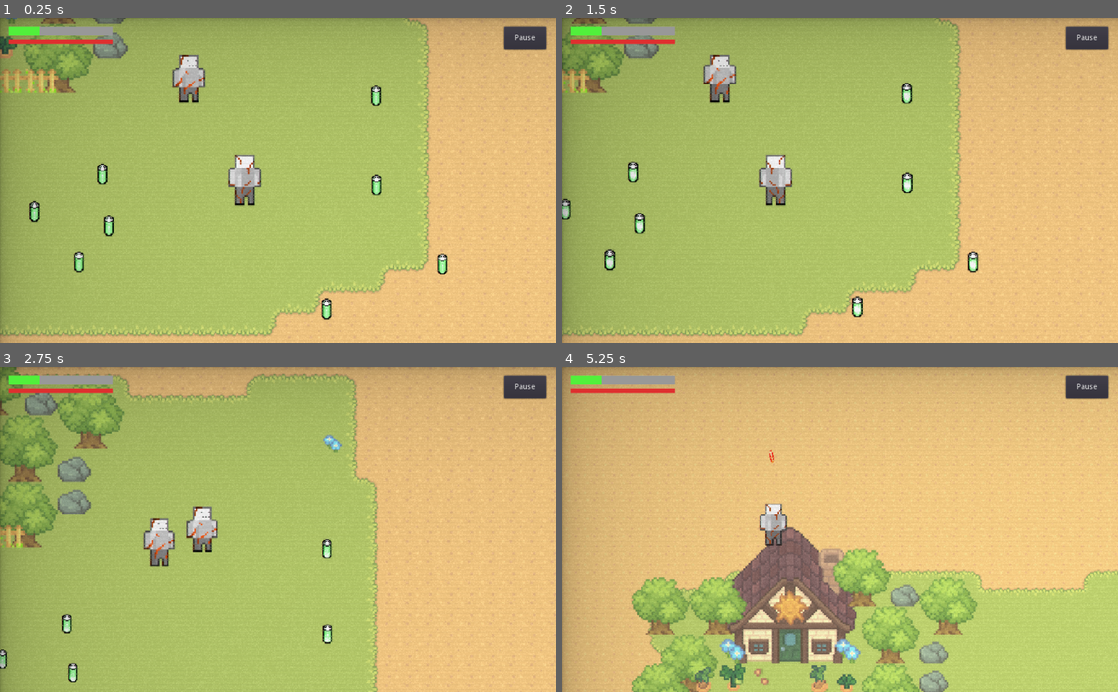
Above: before the commit, frames 1-4 (two rows, left to right).
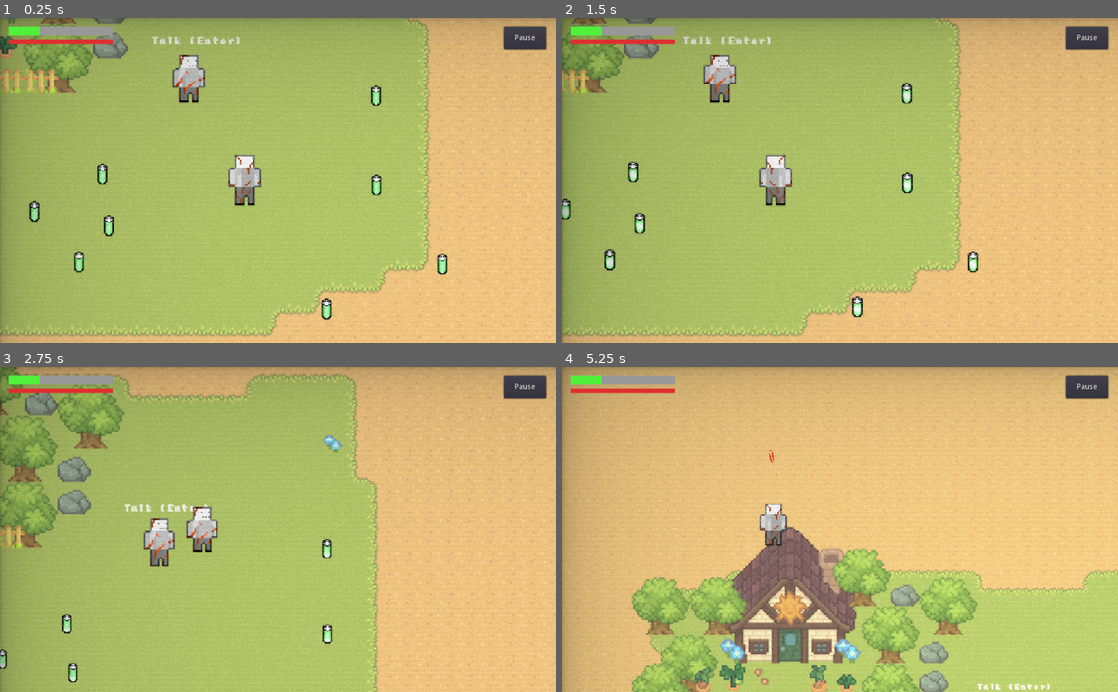
Above: after the commit, the same moments.

Repository: benhmoore/game-design-astral
Game: Godot game, scene res://scenes/Main.tscn
Two runs of this game, one before a commit and one after it. Both use one fixed random seed, a clock stepped at 60 frames per second and the inputs below. This scene is started directly instead of the project's main scene.
Inputs (mouse positions are in pixels of both pictures, inside the frame that each line leads up to):
- Up to frame 1 (0.25 s): no input
- Up to frame 2 (1.5 s): click "Pause" at 0.5 s; click "Continue" at 1.25 s
- Up to frame 3 (2.75 s): tap Enter (ui_accept) at 2 s; move the mouse to (250, 594) at 2.02 s; hold W (move_up) from 2.03 s (still down); hold Enter (ui_accept) from 2.03 s (still down)
- Up to frame 4 (5.25 s): move the mouse to (1006, 578) at 2.77 s; release Enter (ui_accept) at 2.78 s; click (1006, 578) at 2.85 s; tap Enter (ui_accept) at 3.02, 3.05, 3.32, 3.8, 4.35, 4.52, 4.82 s; move the mouse to (673, 480) at 3.52 s; release W (move_up) at 3.53 s; hold Shift (action_sprint) 3.53-4.28 s; hold A (move_left) 3.53-5.03 s; move the mouse to (867, 529) at 4.27 s; move the mouse to (756, 448) at 5.02 s; press the mouse at (756, 448) at 5.03 s; hold S (move_down) from 5.03 s (still down)

The runs differ from the first frame. In frame 1, 0.2% of the frame differs, in the area x 27-44%, y 5-9%; in frame 2, 0.2%; in frame 3, 0.2%; in frame 4, 0.1%.

Commit message:
Added Dialogue Interaction
Adding specifics later

Diff:
--- a/assets/graphics/fonts/pixel_dynamic_font.tres
+++ b/assets/graphics/fonts/pixel_dynamic_font.tres
@@ -1,7 +1,5 @@
-[gd_resource type="DynamicFont" load_steps=2 format=2]
-
-[ext_resource path="res://assets/graphics/fonts/pixelfont.ttf" type="DynamicFontData" id=1]
+[gd_resource type="DynamicFont" format=2]
 
 [resource]
-size = 36
-font_data = ExtResource( 1 )
+size = 60
+outline_color = Color( 0, 0, 0, 1 )
--- /dev/null
+++ b/scenes/game_ui/Dialogue/Dialogue.tscn
@@ -0,0 +1,52 @@
+[gd_scene load_steps=6 format=2]
+
+[ext_resource path="res://assets/graphics/ui_graphics/dialogue_box.png" type="Texture" id=1]
+[ext_resource path="res://assets/graphics/fonts/pixelfont.ttf" type="DynamicFontData" id=2]
+[ext_resource path="res://scripts/ui/dialogue_player.gd" type="Script" id=3]
+
+[sub_resource type="DynamicFont" id=1]
+size = 18
+font_data = ExtResource( 2 )
+
+[sub_resource type="DynamicFont" id=2]
+size = 14
+font_data = ExtResource( 2 )
+
+[node name="Dialogue" type="CanvasLayer"]
+script = ExtResource( 3 )
+d_file = "res://scenes/game_ui/Dialogue/dialogue_jsons/companion_dialogue.json"
+
+[node name="NinePatchRect" type="NinePatchRect" parent="."]
+margin_left = 164.0
+margin_top = 417.0
+margin_right = 870.0
+margin_bottom = 568.0
+texture = ExtResource( 1 )
+region_rect = Rect2( -4.81348, 0, 42.8971, 32.0576 )
+patch_margin_left = 11
+patch_margin_top = 1
+patch_margin_right = 11
+patch_margin_bottom = 1
+
+[node name="Name" type="RichTextLabel" parent="NinePatchRect"]
+margin_left = 11.0
+margin_top = 10.0
+margin_right = 268.0
+margin_bottom = 31.0
+custom_colors/default_color = Color( 0, 0, 0, 1 )
+custom_fonts/normal_font = SubResource( 1 )
+text = "Example Name:"
+
+[node name="Chat" type="RichTextLabel" parent="NinePatchRect"]
+margin_left = 11.0
+margin_top = 41.0
+margin_right = 688.0
+margin_bottom = 133.0
+custom_colors/default_color = Color( 0, 0, 0, 1 )
+custom_fonts/normal_font = SubResource( 2 )
+text = "Chatting..."
+
+[node name="Timer" type="Timer" parent="."]
+wait_time = 0.4
+
+[connection signal="timeout" from="Timer" to="." method="_on_Timer_timeout"]
--- /dev/null
+++ b/scenes/game_ui/Dialogue/dialogue_jsons/companion_dialogue.json
@@ -0,0 +1,4 @@
+[
+	{"name": "Companion", "text": "Hi... Welcome, Outcast!"},
+	{"name": "Companion", "text": "Example chatting.. This is coming from the JSON file"},
+]
--- a/scenes/game_ui/PauseMenu.gd
+++ b/scenes/game_ui/PauseMenu.gd
@@ -9,9 +9,11 @@
 		get_tree().paused = true
 
 func _on_Button_pressed():
+	$ui_click.play()
 	hide()
 	get_tree().paused = false
 
 func _on_Button2_pressed():
+	$ui_click.play()
 	get_tree().paused = false
 	get_tree().quit()
--- a/scenes/game_ui/PauseMenu.tscn
+++ b/scenes/game_ui/PauseMenu.tscn
@@ -1,7 +1,8 @@
-[gd_scene load_steps=5 format=2]
+[gd_scene load_steps=6 format=2]
 
 [ext_resource path="res://assets/graphics/fonts/pixelfont.ttf" type="DynamicFontData" id=1]
 [ext_resource path="res://scenes/game_ui/PauseMenu.gd" type="Script" id=2]
+[ext_resource path="res://assets/sounds/ui_click.wav" type="AudioStream" id=3]
 
 [sub_resource type="DynamicFont" id=1]
 font_data = ExtResource( 1 )
@@ -38,5 +39,8 @@
 custom_fonts/font = SubResource( 2 )
 text = "Quit"
 
+[node name="ui_click" type="AudioStreamPlayer" parent="."]
+stream = ExtResource( 3 )
+
 [connection signal="pressed" from="Control/Button" to="." method="_on_Button_pressed"]
 [connection signal="pressed" from="Control/Button2" to="." method="_on_Button2_pressed"]
--- /dev/null
+++ b/scenes/guest_npc/guest_dialogue.gd
@@ -0,0 +1,11 @@
+extends Area2D
+
+func _input(event):
+	if event.is_action_pressed('ui_accept') and len(get_overlapping_bodies()) > 0:
+		use_dialogue()
+
+func use_dialogue():
+	var dialogue = get_parent().get_node("Dialogue")
+
+	if dialogue:
+		dialogue.start()
--- a/scenes/guest_npc/guest_npc.tscn
+++ b/scenes/guest_npc/guest_npc.tscn
@@ -1,8 +1,11 @@
-[gd_scene load_steps=18 format=2]
+[gd_scene load_steps=23 format=2]
 
 [ext_resource path="res://assets/shaders/OutlineShader.tres" type="Material" id=1]
 [ext_resource path="res://assets/graphics/player/outcast_sprites.png" type="Texture" id=2]
 [ext_resource path="res://scripts/guest_npc.gd" type="Script" id=3]
+[ext_resource path="res://scenes/game_ui/Dialogue/Dialogue.tscn" type="PackedScene" id=4]
+[ext_resource path="res://scenes/guest_npc/guest_dialogue.gd" type="Script" id=5]
+[ext_resource path="res://assets/graphics/fonts/pixelfont.ttf" type="DynamicFontData" id=6]
 
 [sub_resource type="AtlasTexture" id=6]
 atlas = ExtResource( 2 )
@@ -78,7 +81,16 @@
 [sub_resource type="CircleShape2D" id=16]
 radius = 28.0
 
+[sub_resource type="RectangleShape2D" id=17]
+extents = Vector2( 91, 87.5 )
+
+[sub_resource type="DynamicFont" id=18]
+size = 14
+font_data = ExtResource( 6 )
+
 [node name="guest_npc" type="KinematicBody2D"]
+collision_layer = 16
+collision_mask = 2
 script = ExtResource( 3 )
 
 [node name="AnimatedSprite2" type="AnimatedSprite" parent="."]
@@ -91,10 +103,29 @@
 playing = true
 
 [node name="CollisionShape2D" type="CollisionShape2D" parent="."]
-position = Vector2( 1, 28 )
+position = Vector2( -5, 48 )
 shape = SubResource( 16 )
 
 [node name="Timer" type="Timer" parent="."]
 autostart = true
 
+[node name="Area2D" type="Area2D" parent="."]
+collision_layer = 16
+collision_mask = 2
+script = ExtResource( 5 )
+
+[node name="CollisionShape2D" type="CollisionShape2D" parent="Area2D"]
+position = Vector2( 0, -1 )
+shape = SubResource( 17 )
+
+[node name="Label" type="Label" parent="Area2D"]
+margin_left = -69.0
+margin_top = -75.0
+margin_right = 123.0
+margin_bottom = -59.0
+custom_fonts/font = SubResource( 18 )
+text = "Talk (Enter)"
+
+[node name="Dialogue" parent="." instance=ExtResource( 4 )]
+
 [connection signal="timeout" from="Timer" to="." method="_on_Timer_timeout"]
--- a/scenes/player/PlayerCharacter.tscn
+++ b/scenes/player/PlayerCharacter.tscn
@@ -109,7 +109,7 @@
 [node name="PlayerCharacter" type="KinematicBody2D"]
 scale = Vector2( 3, 3 )
 z_index = 1
-collision_mask = 2147483648
+collision_mask = 2147483679
 script = ExtResource( 5 )
 projectile_scene = ExtResource( 6 )
 
@@ -144,7 +144,6 @@
 position = Vector2( 25.6667, 26 )
 frames = SubResource( 2 )
 animation = "idle.front.right"
-frame = 1
 speed_scale = 0.8
 playing = true
 
--- a/scenes/player/PlayerHUD.tscn
+++ b/scenes/player/PlayerHUD.tscn
@@ -1,6 +1,7 @@
-[gd_scene load_steps=5 format=2]
+[gd_scene load_steps=6 format=2]
 
 [ext_resource path="res://scripts/player/PlayerHUD.gd" type="Script" id=1]
+[ext_resource path="res://assets/sounds/ui_click.wav" type="AudioStream" id=2]
 
 [sub_resource type="StyleBoxFlat" id=1]
 bg_color = Color( 0.321569, 0.945098, 0.235294, 1 )
@@ -49,4 +50,7 @@
 margin_bottom = 58.0
 text = "Pause"
 
+[node name="ui_click" type="AudioStreamPlayer" parent="."]
+stream = ExtResource( 2 )
+
 [connection signal="pressed" from="Display/Button" to="." method="_on_Button_pressed"]
--- a/scenes/title_screen/MenuButton.tscn
+++ b/scenes/title_screen/MenuButton.tscn
@@ -1,6 +1,4 @@
-[gd_scene load_steps=2 format=2]
-
-[ext_resource path="res://assets/graphics/fonts/pixel_dynamic_font.tres" type="DynamicFont" id=1]
+[gd_scene format=2]
 
 [node name="MenuButton" type="Button"]
 margin_right = 840.0
@@ -11,7 +9,5 @@
 [node name="Label" type="Label" parent="."]
 anchor_right = 1.0
 anchor_bottom = 1.0
-custom_fonts/font = ExtResource( 1 )
-text = "Label"
 align = 1
 valign = 1
--- a/scenes/title_screen/StartGameButton.tscn
+++ b/scenes/title_screen/StartGameButton.tscn
@@ -3,9 +3,7 @@
 [ext_resource path="res://scenes/title_screen/MenuButton.tscn" type="PackedScene" id=1]
 
 [node name="StartGameButton" instance=ExtResource( 1 )]
+text = "Start Game"
 
 [node name="Label" parent="." index="0"]
-text = "Start Game"
-align = 1
-valign = 1
 clip_text = true
--- a/scenes/title_screen/TitleScreen.tscn
+++ b/scenes/title_screen/TitleScreen.tscn
@@ -6,6 +6,20 @@
 [ext_resource path="res://scenes/title_screen/MenuButton.gd" type="Script" id=4]
 [ext_resource path="res://scenes/title_screen/title_screen.gd" type="Script" id=5]
 [ext_resource path="res://assets/graphics/logos/outcastlogo.png" type="Texture" id=6]
+[ext_resource path="res://assets/sounds/ui_click.wav" type="AudioStream" id=7]
+[ext_resource path="res://assets/graphics/fonts/pixelfont.ttf" type="DynamicFontData" id=8]
+
+[sub_resource type="DynamicFont" id=2]
+size = 24
+font_data = ExtResource( 8 )
+
+[sub_resource type="DynamicFont" id=3]
+size = 24
+font_data = ExtResource( 8 )
+
+[sub_resource type="DynamicFont" id=1]
+size = 24
+font_data = ExtResource( 8 )
 
 [node name="CanvasLayer" type="CanvasLayer"]
 layer = 3
@@ -43,6 +57,7 @@
 [node name="StartGameButton" parent="TitleScreen/Menu/CenterRow/Buttons" instance=ExtResource( 1 )]
 margin_bottom = 30.0
 rect_min_size = Vector2( 360, 30 )
+custom_fonts/font = SubResource( 2 )
 script = ExtResource( 4 )
 scene_to_load = "res://scenes/Main.tscn"
 
@@ -50,12 +65,14 @@
 margin_top = 50.0
 margin_bottom = 80.0
 rect_min_size = Vector2( 360, 30 )
+custom_fonts/font = SubResource( 3 )
 script = ExtResource( 4 )
 scene_to_load = "res://scenes/TitleScreen/OptionsScene.tscn"
 
 [node name="QuitGameButton" parent="TitleScreen/Menu/CenterRow/Buttons" instance=ExtResource( 3 )]
 margin_top = 100.0
 margin_bottom = 160.0
+custom_fonts/font = SubResource( 1 )
 script = ExtResource( 4 )
 
 [node name="VersionLabel" type="Label" parent="TitleScreen/Menu"]
@@ -68,4 +85,7 @@
 align = 1
 valign = 2
 
+[node name="ui_click" type="AudioStreamPlayer" parent="TitleScreen"]
+stream = ExtResource( 7 )
+
 [connection signal="pressed" from="TitleScreen/Menu/CenterRow/Buttons/QuitGameButton" to="TitleScreen" method="_on_QuitGameButton_pressed"]
--- a/scenes/title_screen/title_screen.gd
+++ b/scenes/title_screen/title_screen.gd
@@ -7,8 +7,10 @@
 		button.connect("pressed", self, "_on_Button_pressed", [button.scene_to_load])
 
 func _on_Button_pressed(scene_to_load):
+	$ui_click.play()
 	scene_path_to_load = scene_to_load
 	get_tree().change_scene(scene_path_to_load)
 
 func _on_QuitGameButton_pressed():
+	$ui_click.play()
 	get_tree().quit()
--- a/scripts/guest_npc.gd
+++ b/scripts/guest_npc.gd
@@ -43,7 +43,6 @@
 	elif position.y <= start_pos.y + 20:
 		position.y = start_pos.y - 19.9
 
-
 func choose(array):
 	array.shuffle()
 	return array.front()
--- a/scripts/player/PlayerHUD.gd
+++ b/scripts/player/PlayerHUD.gd
@@ -3,6 +3,7 @@
 const PauseScreen = preload("res://scenes/game_ui/PauseMenu.tscn")
 
 func _on_Button_pressed():
+	$ui_click.play()
 	var pause_menu = PauseScreen.instance()
 	add_child(pause_menu)
 
--- /dev/null
+++ b/scripts/ui/dialogue_player.gd
@@ -0,0 +1,50 @@
+extends CanvasLayer
+
+export(String, FILE, "*.json") var d_file
+
+var dialogue = []
+var current_dialogue_id = 0
+var d_active = false
+
+
+func _ready():
+	$NinePatchRect.visible = false
+
+func start():
+	if d_active:
+		return
+	d_active = true
+	$NinePatchRect.visible = true
+
+
+	dialogue = load_dialogue()
+	current_dialogue_id = -1
+	next_script()
+
+func load_dialogue():
+	var file = File.new()
+	if file.file_exists(d_file):
+		file.open(d_file, file.READ)
+		return parse_json(file.get_as_text())
+
+
+func _input(event):
+	if not d_active:
+		return
+	if event.is_action_pressed('ui_accept'):
+		next_script()
+
+func next_script():
+	current_dialogue_id += 1
+
+	if current_dialogue_id >= len(dialogue):
+		$Timer.start()
+		$NinePatchRect.visible = false
+		return
+
+	$NinePatchRect/Name.text = dialogue[current_dialogue_id]['name']
+	$NinePatchRect/Chat.text = dialogue[current_dialogue_id]['text']
+
+
+func _on_Timer_timeout():
+	d_active = false
Binary file added: assets/graphics/ui_graphics/dialogue_box.png
Not shown, added: assets/graphics/ui_graphics/dialogue_box.png.import
Not shown, added: assets/sounds/ui_click.wav.import
Not shown: 1 places in scenes/title_screen/OptionsButton.tscn that only renumber resources
Not shown: 1 places in scenes/title_screen/QuitGameButton.tscn that only renumber resources
Not shown: 1 places in scenes/title_screen/TitleScreen.tscn that only renumber resources
Not shown, added: assets/sounds/ui_click.wav
